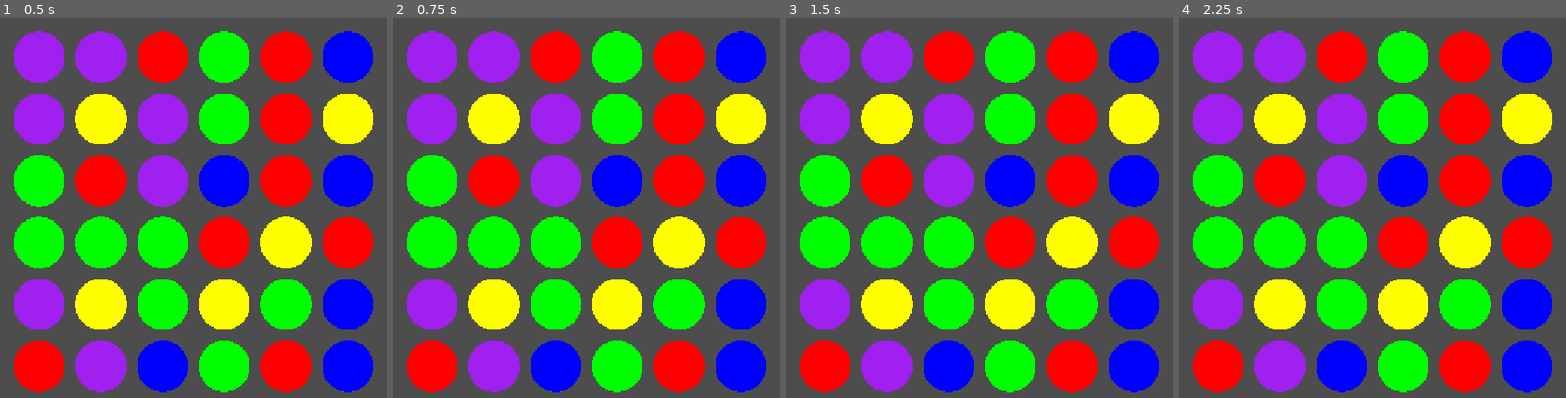
Above: before the commit, frames 1-4 (left to right).
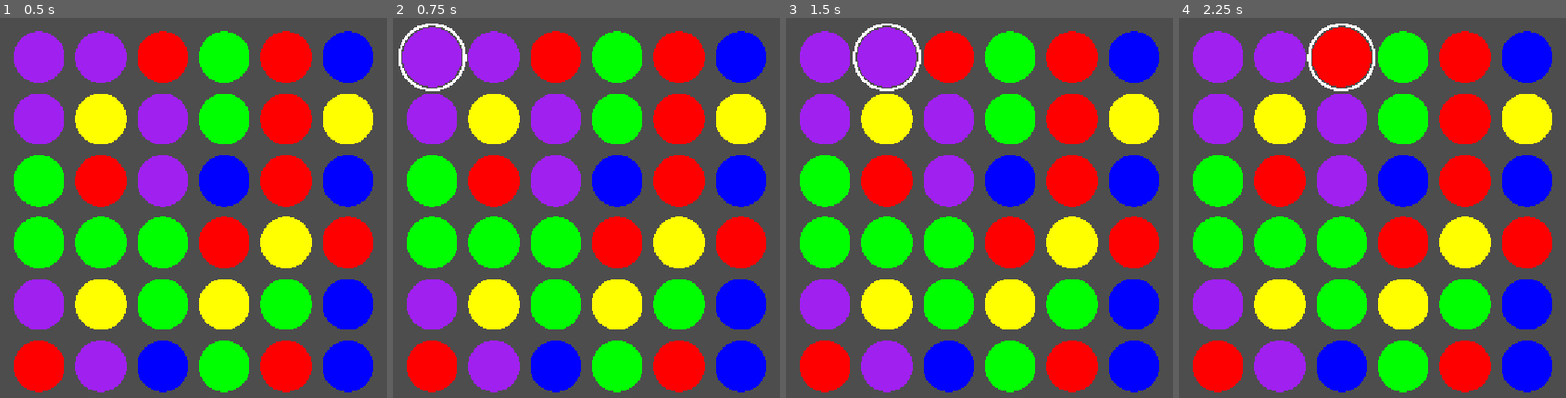
Above: after the commit, the same moments.

Repository: broyeralexandre219-lang/Nexus-Protocol
Game: Godot game, scene res://Scenes/Main/Main.tscn
Two runs of this game, one before a commit and one after it. Both use one fixed random seed, a clock stepped at 60 frames per second and the inputs below.
Inputs (mouse positions are in pixels of both pictures, inside the frame that each line leads up to):
- Up to frame 1 (0.5 s): no input
- Up to frame 2 (0.75 s): tap Enter at 0.5 s; move the mouse to (431, 56) at 0.52 s; click (431, 56) at 0.67 s
- Up to frame 3 (1.5 s): tap Space at 1.25 s; move the mouse to (886, 56) at 1.27 s; click (886, 56) at 1.42 s
- Up to frame 4 (2.25 s): tap Enter at 2 s; move the mouse to (1341, 56) at 2.02 s; click (1341, 56) at 2.17 s

Frame 1 is identical in both runs. In frame 2, 0.9% of the frame differs, in the area x 1-20%, y 1-20%; in frame 3, 0.9%; in frame 4, 0.9%.

Commit message:
v0.2.1 - Sélection d'un core

Diff:
--- a/Scripts/Core/board.gd
+++ b/Scripts/Core/board.gd
@@ -7,14 +7,7 @@
 const CELL_SIZE := 96.0
 
 var board = []
-
-var colors = [
-	Color.RED,
-	Color.BLUE,
-	Color.GREEN,
-	Color.YELLOW,
-	Color.PURPLE
-]
+var selected_core = null
 
 
 func _ready():
@@ -65,4 +58,16 @@
 
 			core.core_type = randi() % 5
 
+			core.core_clicked.connect(_on_core_clicked)
+
 			board[y][x] = core
+
+
+func _on_core_clicked(core):
+
+	if selected_core != null:
+		selected_core.set_selected(false)
+
+	selected_core = core
+
+	selected_core.set_selected(true)
--- a/Scripts/Core/core.gd
+++ b/Scripts/Core/core.gd
@@ -1,6 +1,6 @@
 extends Area2D
 
-signal core_hovered(core)
+signal core_clicked(core)
 
 @export var core_type : int = 0
 
@@ -25,13 +25,14 @@
 
 
 func _draw():
+
 	draw_circle(Vector2.ZERO, RADIUS, colors[core_type])
 
 	if selected:
 		draw_arc(
 			Vector2.ZERO,
-			RADIUS + 4.0,
-			0.0,
+			RADIUS + 4,
+			0,
 			TAU,
 			64,
 			Color.WHITE,
@@ -40,10 +41,19 @@
 
 
 func set_selected(value: bool):
+
 	selected = value
+
+	if selected:
+		scale = Vector2(1.15, 1.15)
+	else:
+		scale = Vector2.ONE
+
 	queue_redraw()
 
 
-func _on_mouse_entered():
-	if Input.is_mouse_button_pressed(MOUSE_BUTTON_LEFT):
-		core_hovered.emit(self)
+func _input_event(viewport, event, shape_idx):
+
+	if event is InputEventMouseButton:
+		if event.button_index == MOUSE_BUTTON_LEFT and event.pressed:
+			core_clicked.emit(self)
